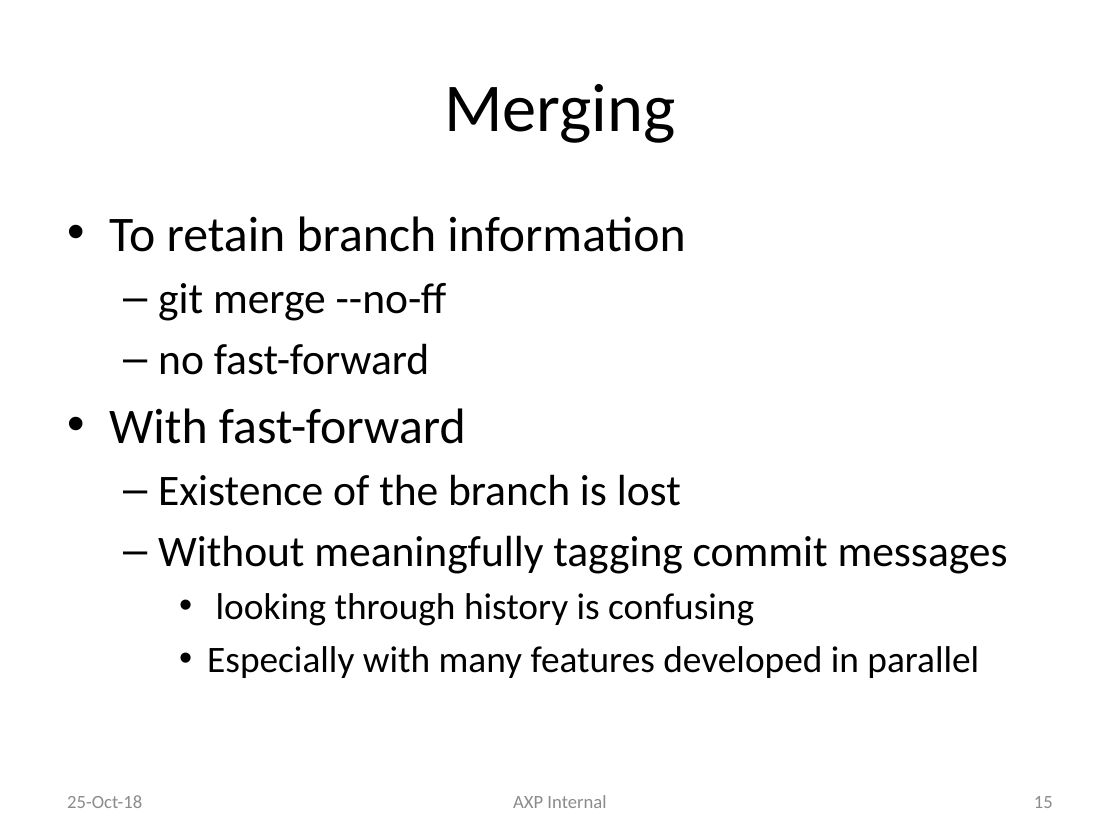
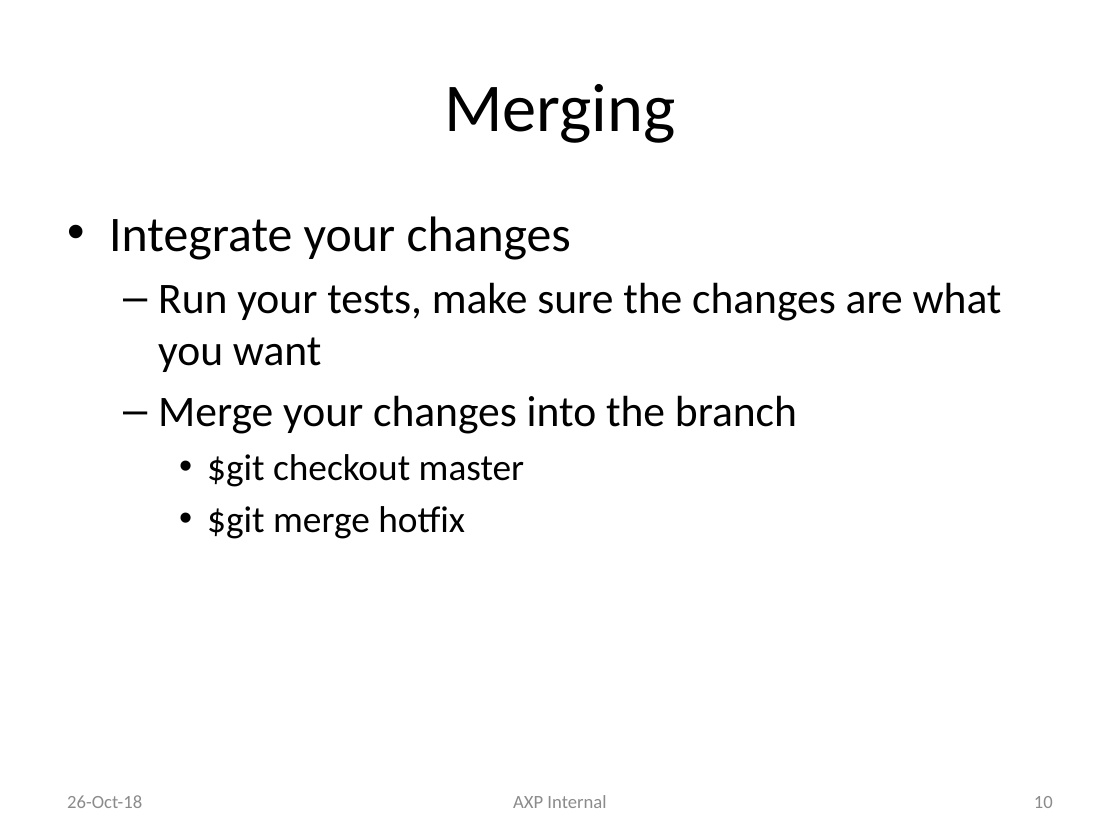
Before and after one commit to liyuan6006/GitStrategies, a slide deck: slide 10 of Branching.pptx (slide 15 before the commit). Drawn at 1120x840 pixels with LibreOffice and Linux fonts; fonts in the diff are those of the drawing. Boxes give left, top, right and bottom in pixels: in the first picture for what was removed or moved away, otherwise in the second. Text is boxed around its words. In the diff, an @@ line names an element or a change of style, - is before the commit and + after.

```diff
--- a/Branching.pptx
+++ b/Branching.pptx
@@ text at (109,216,1002,539): text changed @@
-• To retain branch information
-  – git merge --no-ff
-  – no fast-forward
-• With fast-forward
-  – Existence of the branch is lost
-  – Without meaningfully tagging commit messages
-    • looking through history is confusing
-    • Especially with many features developed in parallel
+• Integrate your changes
+  – Run your tests, make sure the changes are what you want
+  – Merge your changes into the branch
+    • $git checkout master
+    • $git merge hotfix
@@ text at (67,795,142,808): text changed @@
-25-Oct-18
+26-Oct-18
@@ page number at (1034,796,1053,808): text changed @@
-15
+10
```
Also in this commit, not shown: 14 other slides changed, 2 slides added, 8 slides removed.
